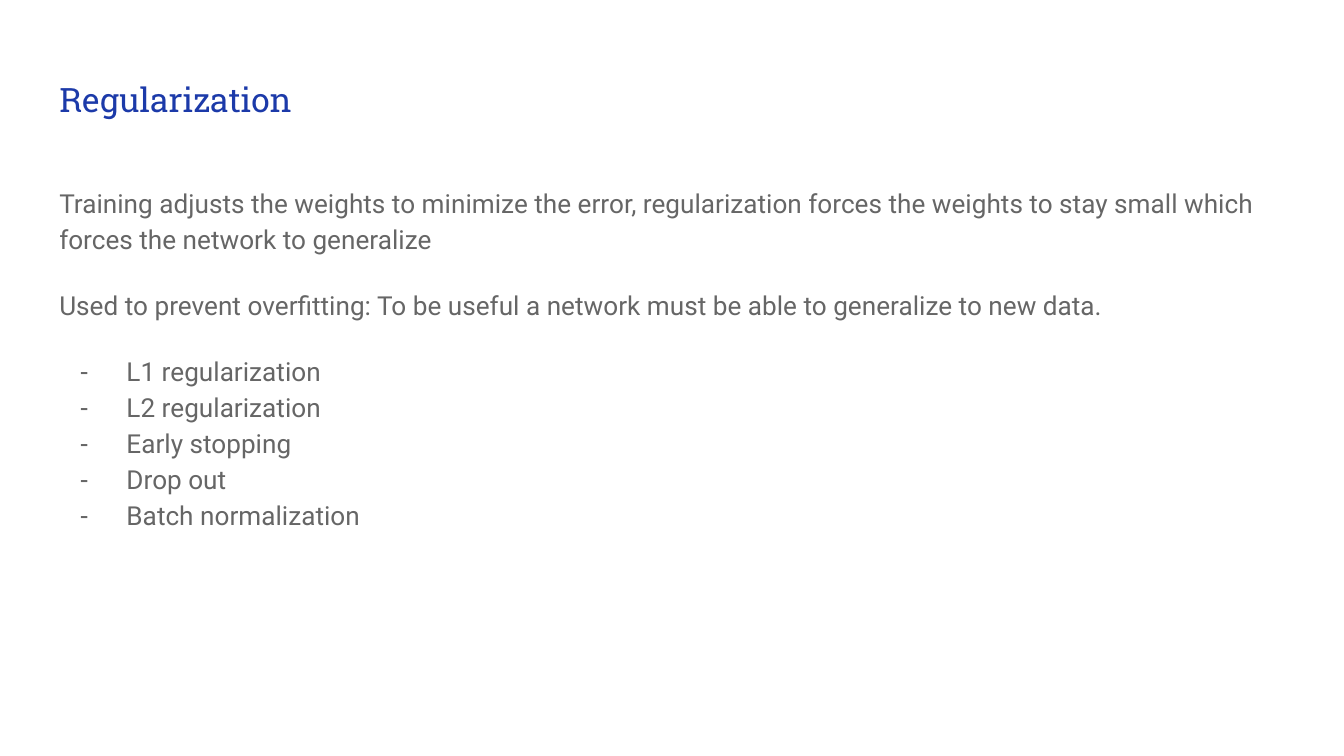
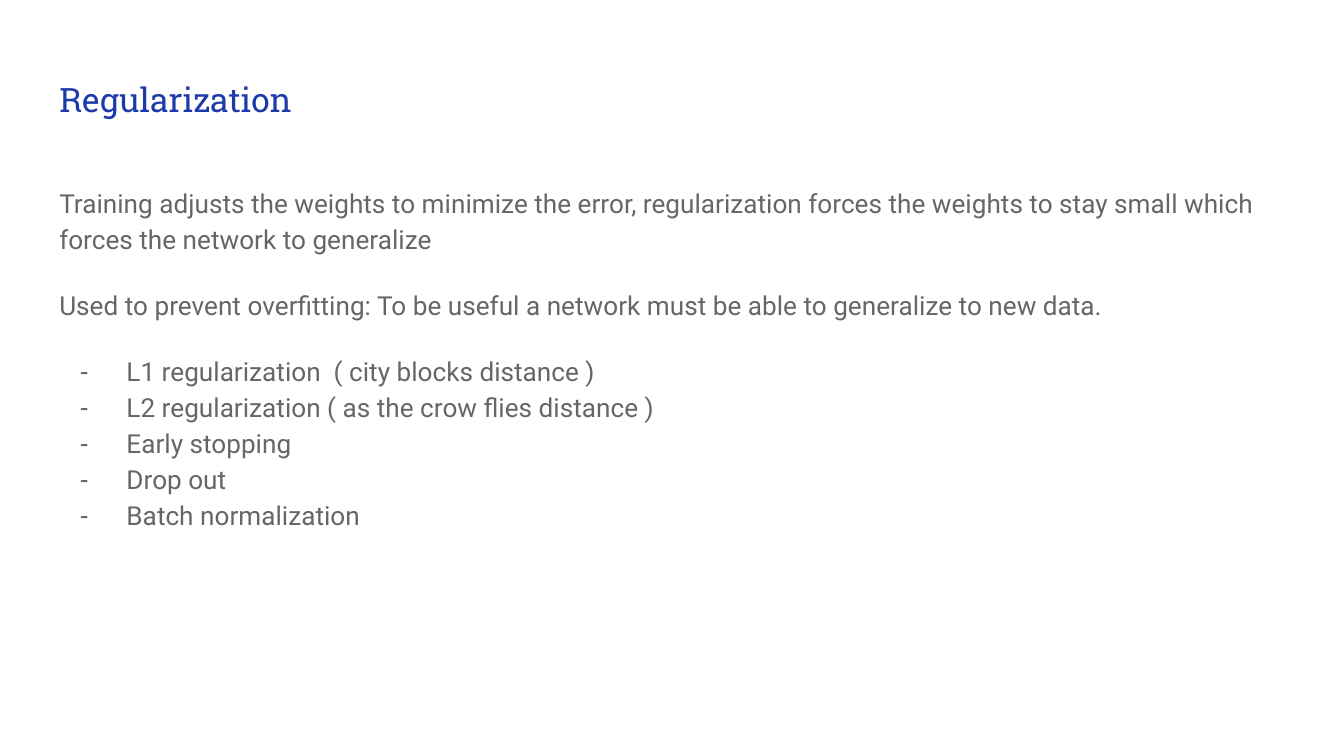
Before and after one commit to timestocome/DeepLearning-Talks, a slide deck: slide 30 of NeuralNets (under the hood)/Neural Network Math.pptx. Drawn at 1344x756 pixels with LibreOffice and Linux fonts; fonts in the diff are those of the drawing. Boxes give left, top, right and bottom in pixels: in the first picture for what was removed or moved away, otherwise in the second. Text is boxed around its words. In the diff, an @@ line names an element or a change of style, - is before the commit and + after.

```diff
--- a/NeuralNets (under the hood)/Neural Network Math.pptx
+++ b/NeuralNets (under the hood)/Neural Network Math.pptx
@@ text at [126, 361, 638, 423]: text changed @@
-– L1 regularization
-– L2 regularization
+– L1 regularization ( city blocks distance )
+– L2 regularization ( as the crow flies distance )
```
Also in this commit, not shown: 15 other slides changed, 1 other file.
